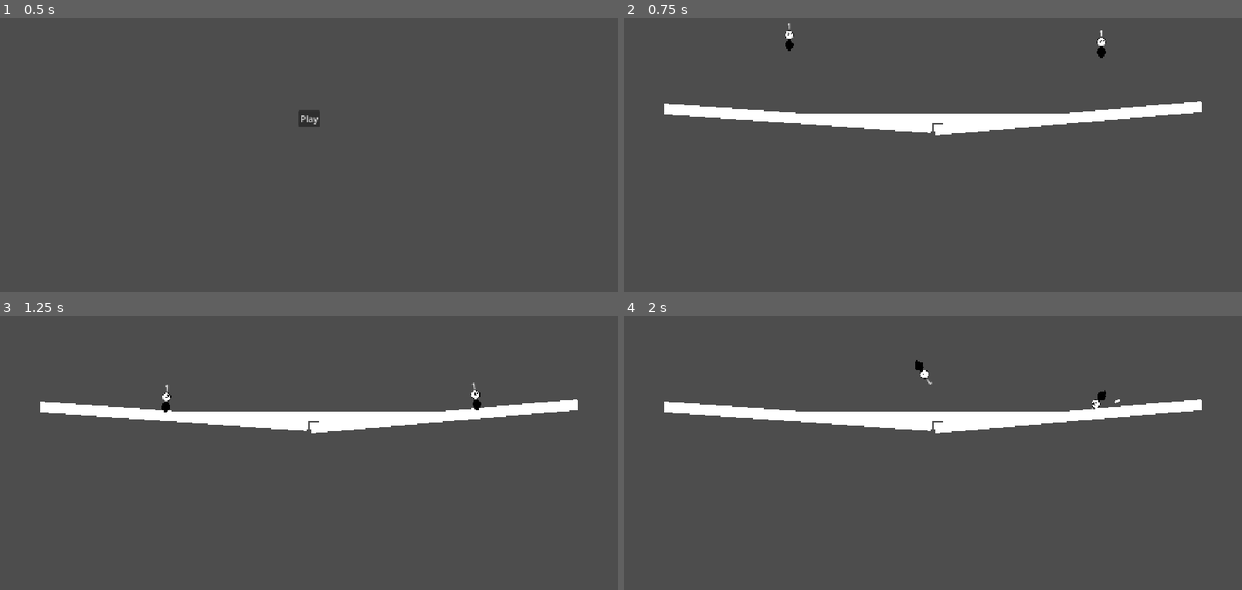
Above: before the commit, frames 1-4 (two rows, left to right).
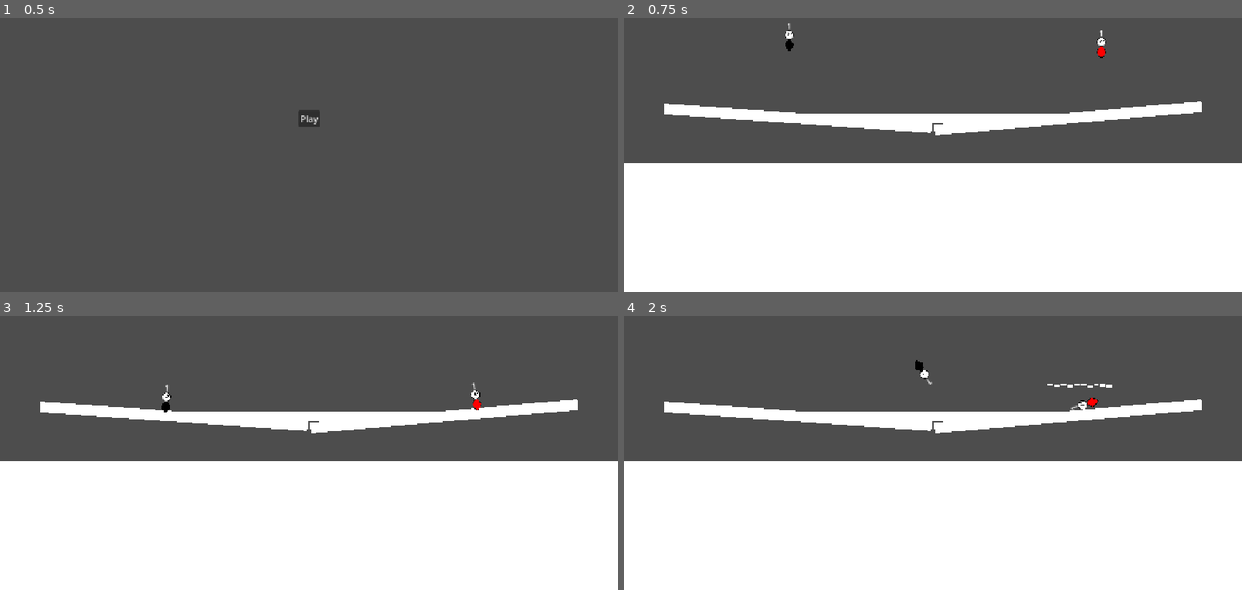
Above: after the commit, the same moments.

Repository: iluebke862/shitpost-fighting-game
Game: Godot game, scene res://scenes/main.tscn
Two runs of this game, one before a commit and one after it. Both use one fixed random seed, a clock stepped at 60 frames per second and the inputs below.
Inputs:
- Up to frame 1 (0.5 s): no input
- Up to frame 2 (0.75 s): click "Play" at 0.5 s
- Up to frame 3 (1.25 s): no input
- Up to frame 4 (2 s): tap Enter at 1.25 s; hold D (P1 - right) from 1.28 s (still down); tap S (P1 - shoot) at 1.35 s; tap W (P1 - jump) at 1.52 s

Frame 1 is identical in both runs. In frame 2, 47% of the frame differs, in the area x 0-100%, y 10-100%; in frame 3, 47%; in frame 4, 47%, in the area x 0-100%, y 24-100%.

Commit message:
snake gun

Diff:
--- a/scenes/map.tscn
+++ b/scenes/map.tscn
@@ -9,6 +9,9 @@
 size = Vector2(500, 20)
 
 [sub_resource type="WorldBoundaryShape2D" id="WorldBoundaryShape2D_o1m7y"]
+
+[sub_resource type="QuadMesh" id="QuadMesh_o1m7y"]
+size = Vector2(1000, 500)
 
 [node name="map" type="Node2D" unique_id=1432129360]
 
@@ -49,6 +52,11 @@
 [node name="CollisionShape2D" type="CollisionShape2D" parent="Area2D" unique_id=2094350328]
 shape = SubResource("WorldBoundaryShape2D_o1m7y")
 
+[node name="MeshInstance2D" type="MeshInstance2D" parent="Area2D" unique_id=1515171334]
+position = Vector2(1, 126.5)
+scale = Vector2(1.4360001, 0.494)
+mesh = SubResource("QuadMesh_o1m7y")
+
 [node name="spawns" type="Node2D" parent="." unique_id=1230862344]
 
 [node name="1" type="Node2D" parent="spawns" unique_id=514270814]
--- /dev/null
+++ b/scenes/snake_projectile.tscn
@@ -0,0 +1,23 @@
+[gd_scene format=3 uid="uid://dpi50swmgrs1g"]
+
+[ext_resource type="Script" uid="uid://ba2fylcl3g03f" path="res://script/snake_projectile.gd" id="1_tr4q0"]
+
+[sub_resource type="RectangleShape2D" id="RectangleShape2D_0i7yq"]
+size = Vector2(10, 5)
+
+[sub_resource type="QuadMesh" id="QuadMesh_xqxsa"]
+size = Vector2(10, 5)
+
+[node name="projectile" type="RigidBody2D" unique_id=1572084092 groups=["Projectiles"]]
+collision_layer = 4
+collision_mask = 7
+gravity_scale = 0.079
+contact_monitor = true
+max_contacts_reported = 1
+script = ExtResource("1_tr4q0")
+
+[node name="CollisionShape2D" type="CollisionShape2D" parent="." unique_id=2076068655]
+shape = SubResource("RectangleShape2D_0i7yq")
+
+[node name="MeshInstance2D" type="MeshInstance2D" parent="." unique_id=512819891]
+mesh = SubResource("QuadMesh_xqxsa")
--- a/script/deathwall.gd
+++ b/script/deathwall.gd
@@ -5,4 +5,4 @@
 
 func _on_area_2d_body_entered(body: Node2D) -> void:
 	if body.is_in_group("Players"):
-		body.queue_free()
+		body.death()
--- a/script/lava.gd
+++ b/script/lava.gd
@@ -4,9 +4,7 @@
 
 
 func _on_body_entered(body: Node2D) -> void:
-	print(body)
 	if body.is_in_group("Projectiles"):
-		print(body)
 		body.queue_free()
 	if body.is_in_group("Players"):
 		playersin.append(body)
--- a/script/player.gd
+++ b/script/player.gd
@@ -1,6 +1,9 @@
 extends RigidBody2D
 
 var HP = 1
+
+const skins = [preload("res://sprites/derpy guy.png"),preload("res://sprites/derpy guy red.png"),preload("res://sprites/derpy guy blue.png"),preload("res://sprites/derpy guy green.png"),preload("res://sprites/derpy guy orange.png"),preload("res://sprites/derpy guy pink.png"),preload("res://sprites/derpy guy purple.png"),preload("res://sprites/derpy guy yellow.png")]
+
 
 const SPEED = 50.0
 const JUMP_VELOCITY = -900.0
@@ -8,9 +11,16 @@
 var lastdirection = 1
 @export var player = 1
 var inputs = [false,false,false,false]
-const projectile = preload("res://scenes/projectile.tscn")
+const projectiles = [preload("res://scenes/projectile.tscn"),preload("res://scenes/snake_projectile.tscn")]
+const cooldowns = [0.1,1]
+var weapon = 1
+var cooldown = 0
 var on_floor = false
 var jumpcooldown = false
+
+
+
+
 
 func damage(value):
 	HP += value
@@ -19,7 +29,17 @@
 func apply_velocity(x,y):
 	linear_velocity += Vector2(x,y) * HP
 
+
+func death():
+
+	queue_free()
+
+
+
 func _physics_process(delta: float) -> void:
+	get_node("Sprite2D").texture = skins[player-1]
+	if cooldown > 0:
+		cooldown -= delta
 	get_node("RayCast2D").rotation = -rotation
 	if get_node("RayCast2D").is_colliding():
 		on_floor = true
@@ -71,15 +91,16 @@
 			jumpcooldown = false
 
 	if inputs[3]:
-		var new = projectile.instantiate()
-		get_node("/root/main").add_child(new)
-		new.position = position
-		new.direction = lastdirection
-		new.position += Vector2(50*new.direction,0)
-		new.linear_velocity = Vector2(1000*new.direction,0)
-		new.life = 3
-
-		inputs[3] = false
+		if cooldown <= 0:
+			var new = projectiles[weapon].instantiate()
+			get_node("/root/main").add_child(new)
+			new.position = position
+			new.direction = lastdirection
+			new.position += Vector2(50*new.direction,0)
+			new.linear_velocity = Vector2(1000*new.direction,0)
+			new.life = 3
+			cooldown = cooldowns[weapon]
+			inputs[3] = false
 
 
 	direction = 0
--- /dev/null
+++ b/script/snake_projectile.gd
@@ -0,0 +1,20 @@
+extends RigidBody2D
+var direction = 1
+var life = 0
+var iteration = 0
+const selfpreload = preload("res://scenes/snake_projectile.tscn")
+func _physics_process(delta: float) -> void:
+	if iteration < 10:
+		var temp = selfpreload.instantiate()
+		temp.iteration = iteration + 1
+		temp.position = position
+		temp.direction = direction
+		get_parent().add_child(temp)
+	life -= delta
+	if life < 0:
+		queue_free()
+	for i in get_colliding_bodies():
+		if i.is_in_group("Players"):
+			i.damage(10)
+			i.apply_velocity(randf()*10-5,randf()*10-5)
+			linear_velocity += Vector2(randf()*1000-5,randf()*1000-5)
Not shown, added: script/snake_projectile.gd.uid
